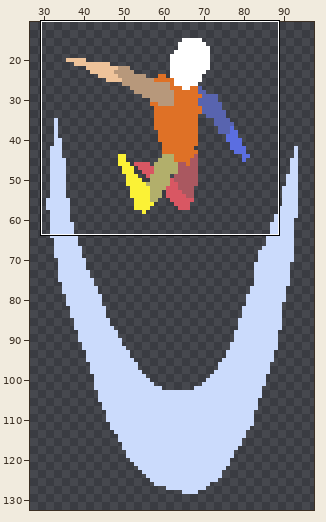
Pixel-art file -- Assets/Art/Player/player_test_up_down_attack.aseprite. The picture above shows the old version from afar; the outline marks the close-up.
Close-up. Before:
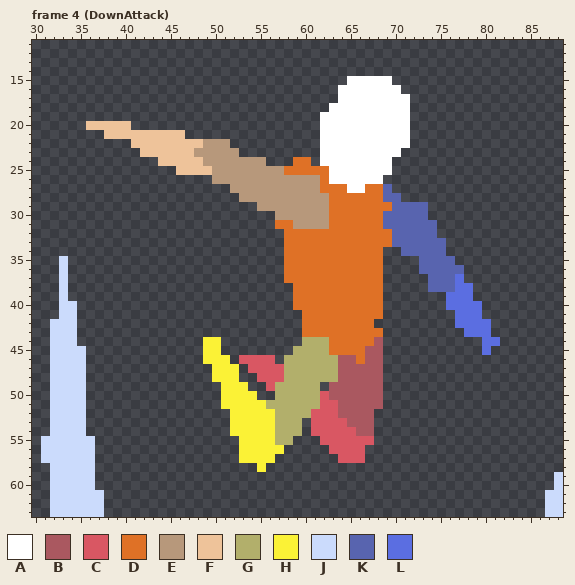
128x144 pixels, 4 frames. Shown: frame 4 (DownAttack): x 30..88, y 11..63. The wide view leaves out empty margins. The commit also changed other frames or places, which this record leaves out.
Visible layers, top first: "vfx", "head", "front-arm", "front-leg", "torso", "back-leg", "back-arm".
Palette (. is transparent): A #ffffff  B #aa5860  C #d95763  D #df7126  E #b7987b  F #eec39a  G #b2af6b  H #fbf236  J #cbdbfc  K #5864af  L #5b6ee1
Pixels before, frame 4 (DownAttack) (only the part around the change), first column x 30:
11 ...........................................................
12 ...........................................................
13 ...........................................................
14 ...........................................................
15 ...................................AAAAA...................
16 ..................................AAAAAAA..................
17 ..................................AAAAAAAA.................
18 .................................AAAAAAAAA.................
19 ................................AAAAAAAAAA.................
20 ......FFFFF.....................AAAAAAAAAA.................
21 ........FFFFFFFFF...............AAAAAAAAAA.................
22 ...........FFFFFFFFEEE..........AAAAAAAAAA.................
23 ............FFFFFFEEEEE.........AAAAAAAAA..................
24 ..............FFFFFEEEEEEE...DD.AAAAAAAA...................
25 ................FFFFEEEEEEEEDDDDDAAAAAAA...................
26 ....................EEEEEEEEEEEEDAAAAAA....................
27 ......................EEEEEEEEEEDDDAADDK...................
28 .......................EEEEEEEEEEDDDDDDKK..................
29 .........................EEEEEEEEDDDDDDDKKKK...............
30 ...........................EEEEEEDDDDDDKKKKK...............
31 ...........................DDEEEEDDDDDDKKKKKK..............
32 ............................DDDDDDDDDDDDKKKKK..............
33 ............................DDDDDDDDDDDDKKKKKK.............
34 ............................DDDDDDDDDDD..KKKKK.............
35 ...J........................DDDDDDDDDDD....KKKK............
36 ...J........................DDDDDDDDDDD....KKKKK...........
37 ...J........................DDDDDDDDDDD.....KKKL...........
38 ...J.........................DDDDDDDDDD.....KKKLL..........
39 ...J.........................DDDDDDDDDD.......LLL..........
40 ...JJ........................DDDDDDDDDD.......LLLL.........
41 ...JJ.........................DDDDDDDDD........LLL.........
42 ..JJJ.........................DDDDDDDD.........LLLL........
43 ..JJJ.........................DDDDDDDDD.........LLL........
44 ..JJJ..............HH.........GGGDDDDDB...........LL.......
45 ..JJJJ.............HH........GGGGDDDDBB...........L........
46 ..JJJJ.............HHH.CCCC.GGGGGGBBDBB....................
47 ..JJJJ..............HHH.CCCCGGGGGGBBBBB....................
48 ..JJJJ..............HHH..CCCGGGGGGBBBBB....................
49 ..JJJJ...............HHH..CGGGGG.BBBBBB....................
50 ..JJJJ...............HHHH..GGGGGCBBBBBB....................
51 ..JJJJ...............HHHHHGGGGGGCCBBBBB....................
52 ..JJJJ................HHHHHGGGGCCCBBBB.....................
53 ..JJJJ................HHHHHGGG.CCCCBBB.....................
54 ..JJJJ................HHHHHGGG.CCCCCBB.....................
55 .JJJJJJ................HHHHGG...CCCCCC.....................
56 .JJJJJJ................HHHHH.....CCCC......................
57 .JJJJJJ................HHHH.......CCC......................
58 ..JJJJJ..................H.................................
59 ..JJJJJ...................................................J
60 ..JJJJJ...................................................J
61 ..JJJJJJ.................................................JJ
62 ..JJJJJJ.................................................JJ
63 ..JJJJJJ.................................................JJ
The result:
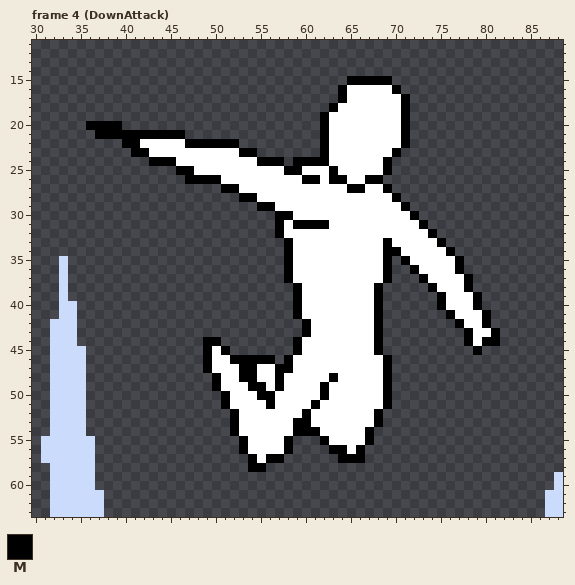
Colours new in this view: M #000000
Difference:
layer "outline" added
Changed rows in their new state; - is an unchanged pixel.
Frame 4 (DownAttack):
first column x 36:
15 -----------------------------MMMMM------------
16 ----------------------------M-----M-----------
17 ----------------------------M------M----------
18 ---------------------------M-------M----------
19 --------------------------M--------M----------
20 MMMM.---------------------M--------M----------
21 -MMMMMMMMMM---------------M--------M----------
22 ----MMAAAAAMMMMMM---------M--------M----------
23 -----MMAAAAAAAAAAMM-------M-------M-----------
24 -------MMMAAAAAAAAAMMM-MMMM------M------------
25 ----------MMAAAAAAAAAAMMAAAM-----M------------
26 -----------MMMMAAAAAAAAAMMAMM--MM-------------
27 ---------------MMAAAAAAAAAAAAMMAAM------------
28 -----------------MMAAAAAAAAAAAAAAAM-----------
29 -------------------MMAAAAAAAAAAAAAAM..--------
30 ---------------------MMAAAAAAAAAAAAAM.--------
31 ---------------------MAMMMMAAAAAAAAAAM.-------
32 ---------------------MAAAAAAAAAAAAAAAAM-------
33 ----------------------MAAAAAAAAAAMAAAAAM------
34 ----------------------MAAAAAAAAAAMMAAAAAM-----
35 ----------------------MAAAAAAAAAAM-MAAAAAM----
36 ----------------------MAAAAAAAAAAM--MAAAAM----
37 ----------------------MAAAAAAAAAAM---MAAAAM---
38 -----------------------MAAAAAAAAM-----MAAAM---
39 -----------------------MAAAAAAAAM------MAAAM--
40 -----------------------MAAAAAAAAM------MAAAM--
41 -----------------------MAAAAAAAAM-------MAAAM-
42 ------------------------MAAAAAAAM--------MAAM-
43 ------------------------MAAAAAAAM---------MAAM
44 -------------MM--------MAAAAAAAAM---------MAMM
45 -------------MAM-------MAAAAAAAAM----------M.-
46 -------------MAAMMMMM-MAAAAAAAAAAM------------
47 -------------MAAAMMAAMMAAAAAAAAAAM------------
48 --------------MAAMMAAMAAAAAMAAAAAM------------
49 --------------MAAAMMAMAAAAMAAAAAAM------------
50 ---------------MAAAMMAAAAAMAAAAAAM------------
51 ---------------MAAAAMAAAAMAAAAAAAM------------
52 ----------------MAAAAAAAMAAAAAAAM-------------
53 ----------------MAAAAAAMMAAAAAAAM-------------
54 ----------------MAAAAAAMMMAAAAAM--------------
55 -----------------MAAAAM---MAAAAM--------------
56 -----------------MAAAAM----MMAM---------------
57 -----------------.MAMM------MMM---------------
58 ------------------MM--------------------------
Pixel boxes of the changes (left, top, right, bottom) in both close-ups:
changed: (86, 76, 500, 472)
